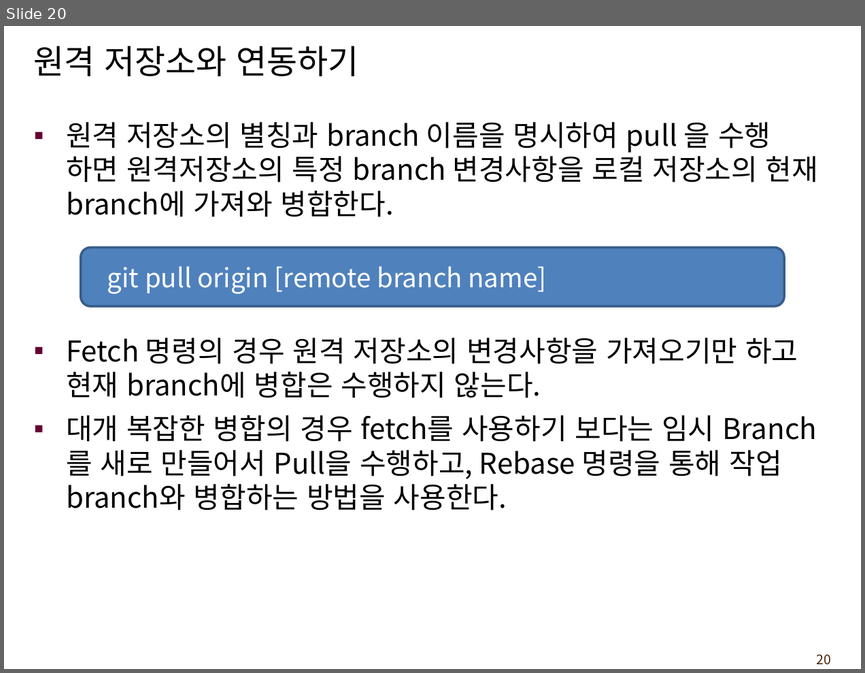
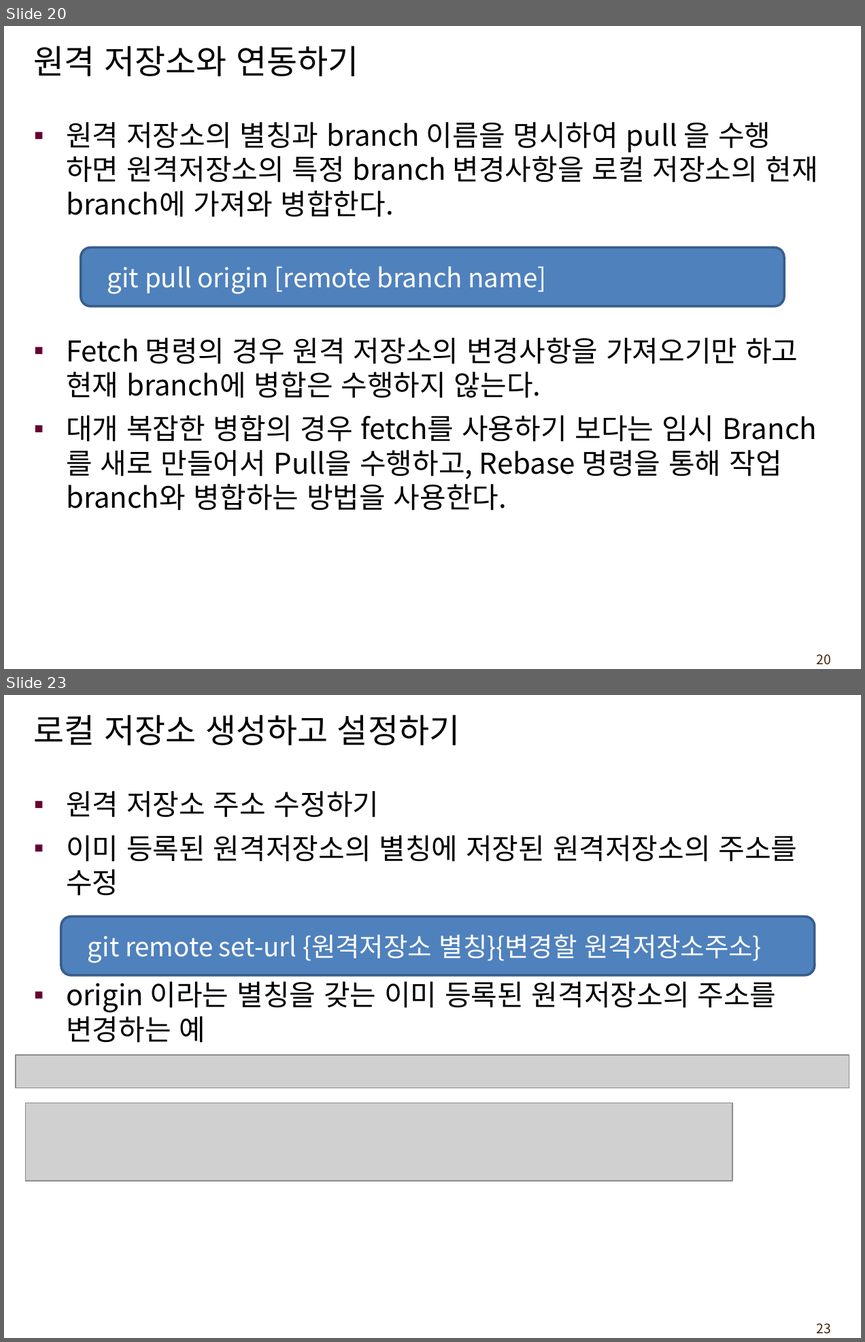
Before and after one commit to leejaegook/lecture_git, a slide deck: gitTeachingMaterial.ppt. Shown one above the other, each under a label of ours: slide 20 before the commit, slides 20 and 23 after it; the slides between them are not shown. The pictures are 865x673 and 865x1342 pixels, drawn with LibreOffice and Linux fonts; fonts in the diff are those of the drawing; grey boxes stand for pictures; background and template pictures are left out. Boxes give left, top, right and bottom in pixels: in the first picture for what was removed or moved away, otherwise in the second. Text is boxed around its words. In the diff, an @@ line names an element or a change of style, - is before the commit and + after.

Commit message:
lecture text modify

```diff
--- a/gitTeachingMaterial.ppt
+++ b/gitTeachingMaterial.ppt
@@ slide 23 added at box(4, 695, 861, 1338), background #FFFFFF; not listed: 1 template element that a slide beside it also shows @@
@@ title added at box(34, 715, 460, 745), 28 pt, text #000000 @@
+로컬 저장소 생성하고 설정하기
@@ text added at box(66, 791, 798, 1042), 24 pt, text #000000 @@
+▪ 원격 저장소 주소 수정하기
+▪ 이미 등록된 원격저장소의 별칭에 저장된 원격저장소의 주소를 수정
+▪ origin 이라는 별칭을 갖는 이미 등록된 원격저장소의 주소를 변경하는 예
@@ rounded rectangle added at box(61, 916, 815, 975), fill #4F81BD, outline #385D8A 2.01 pt, 22 pt, text #FFFFFF @@
+git remote set-url {원격저장소 별칭}{변경할 원격저장소주소}
@@ picture added at box(16, 1055, 850, 1088) @@
@@ picture added at box(26, 1103, 732, 1181) @@
```
Also in this commit, not shown: 38 slides changed, 25 other slides added.
